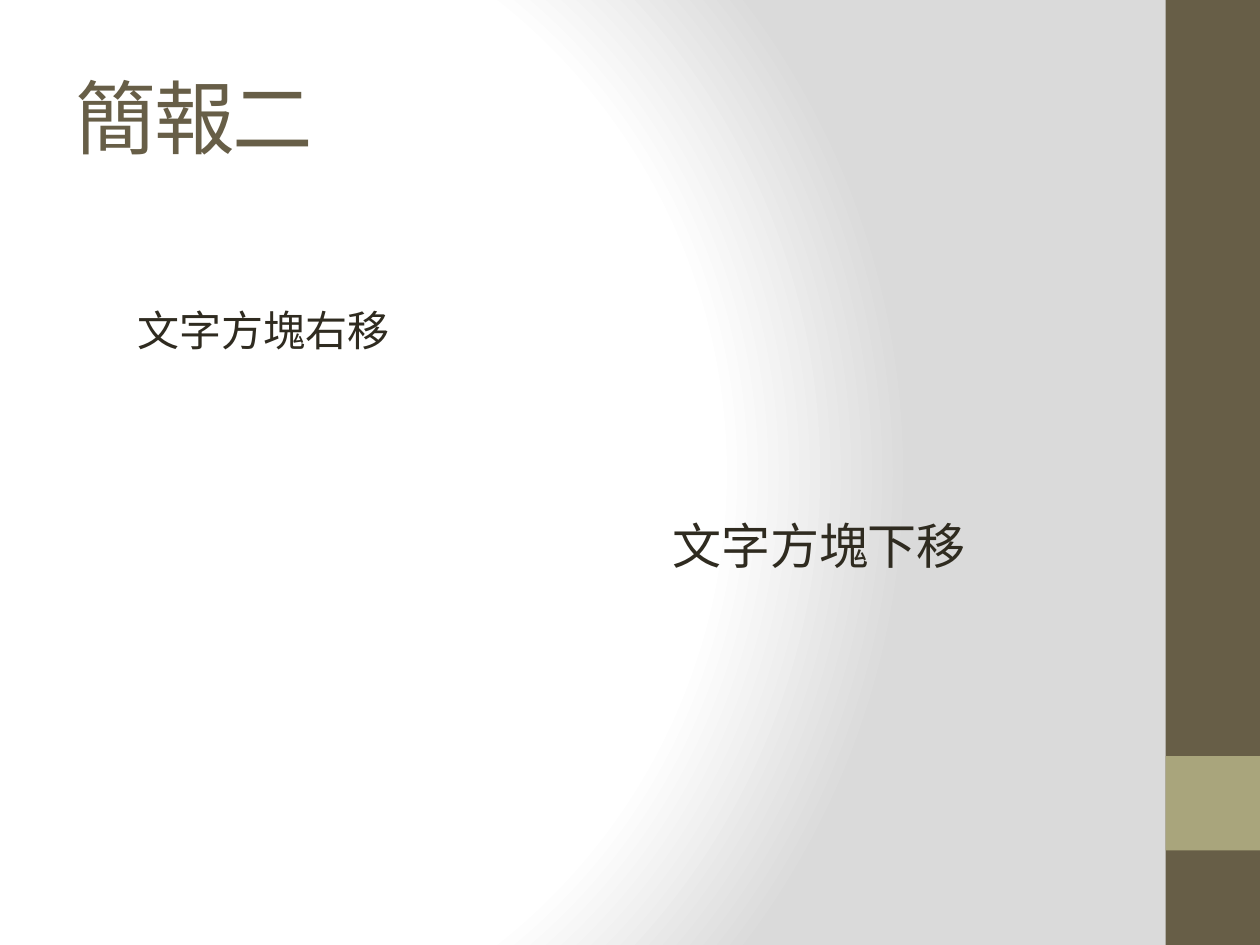
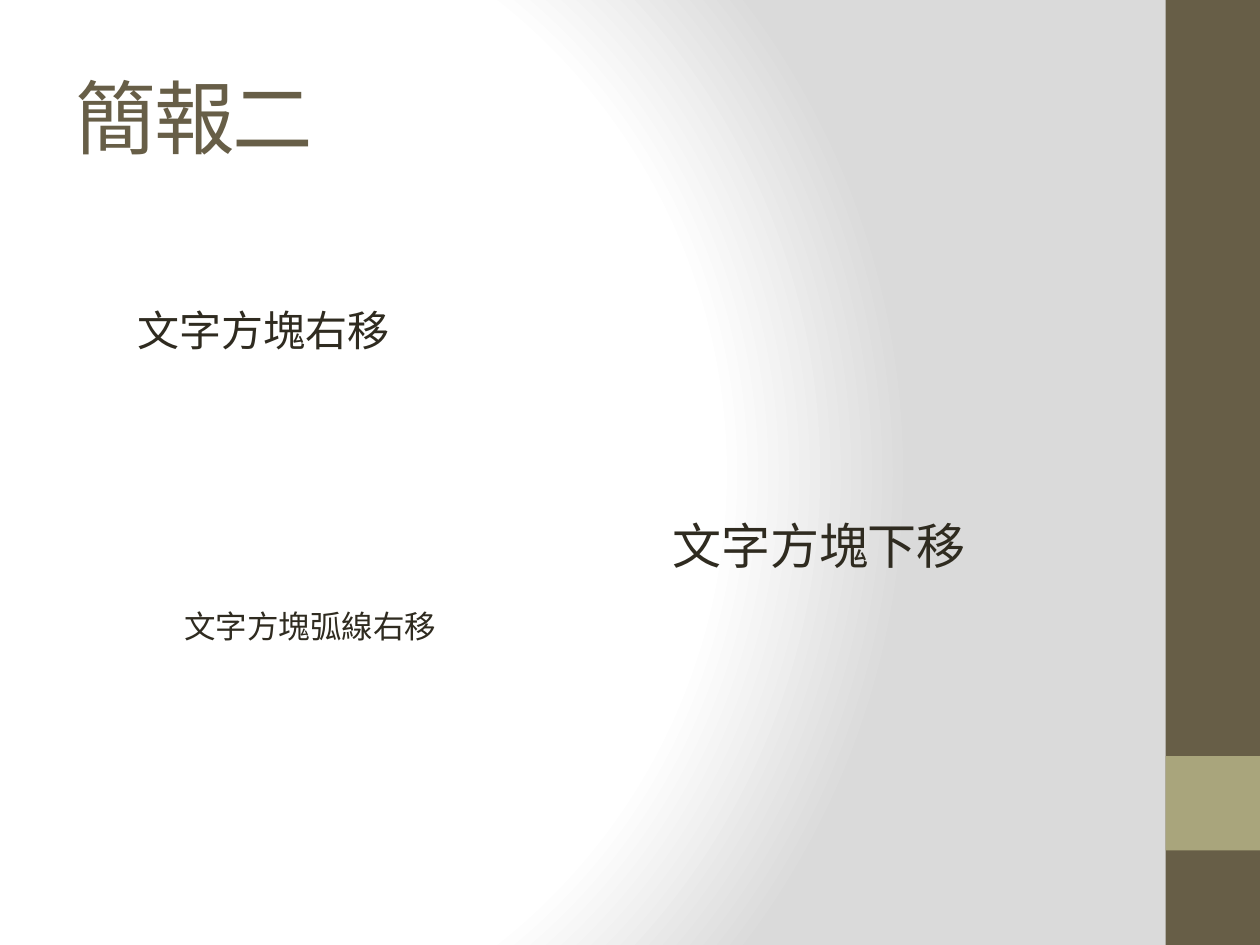
Before and after one commit to fillano/ironman2016, a slide deck: slide 3 of slides/slide1.pptx. Drawn at 1260x945 pixels with LibreOffice and Linux fonts; fonts in the diff are those of the drawing. Boxes give left, top, right and bottom in pixels: in the first picture for what was removed or moved away, otherwise in the second. Text is boxed around its words. In the diff, an @@ line names an element or a change of style, - is before the commit and + after.

```diff
--- a/slides/slide1.pptx
+++ b/slides/slide1.pptx
@@ text added at [184, 611, 436, 641], 18 pt, text #2F2B20 @@
+文字方塊弧線右移
```
Also in this commit, not shown: 6 other files.
